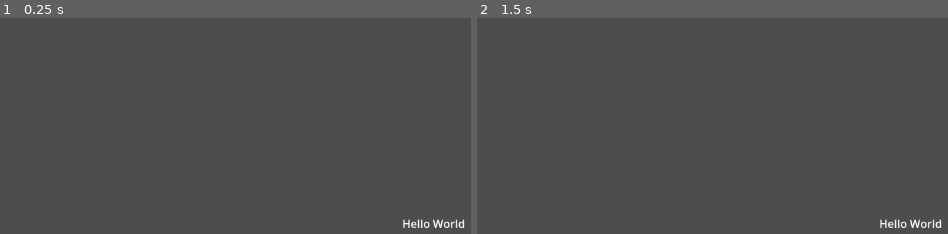
Above: before the commit, frames 1-2 (left to right).
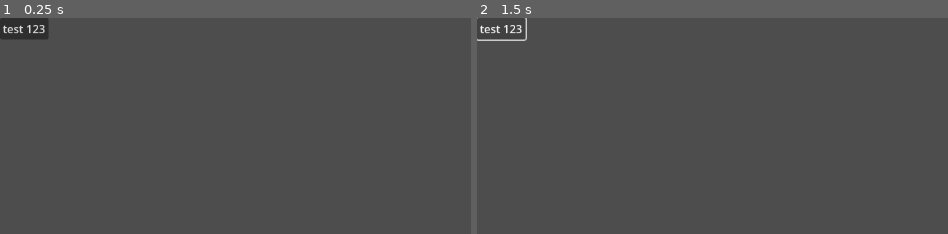
Above: after the commit, the same moments.

Repository: BujarMuharemi/game-jam-7
Game: Godot game, scene res://main_scene/main_scene.tscn
Same seed, same stepped clock (60 frames per second), same inputs: the game is played once before the commit and once after it. Before the commit the project starts from res://node_2d.tscn.
Inputs (mouse positions are in pixels of both pictures, inside the frame that each line leads up to):
- Up to frame 1 (0.25 s): no input
- Up to frame 2 (1.5 s): click (500, 28) at 0.5 s, where only the run after the commit has a clickable "test 123"; click (500, 28) at 1.25 s, where only the run after the commit has a clickable "test 123"

The runs differ from the first frame. In frame 1, 1.2% of the frame differs, in the area x 0-99%, y 0-98%; in frame 2, 0.6%.

Commit message:
created folder struture

Diff:
--- a/icon.svg
+++ /dev/null
@@ -1 +0,0 @@
-<svg height="128" width="128" xmlns="http://www.w3.org/2000/svg"><rect x="2" y="2" width="124" height="124" rx="14" fill="#363d52" stroke="#212532" stroke-width="4"/><g transform="scale(.101) translate(122 122)"><g fill="#fff"><path d="M105 673v33q407 354 814 0v-33z"/><path fill="#478cbf" d="m105 673 152 14q12 1 15 14l4 67 132 10 8-61q2-11 15-15h162q13 4 15 15l8 61 132-10 4-67q3-13 15-14l152-14V427q30-39 56-81-35-59-83-108-43 20-82 47-40-37-88-64 7-51 8-102-59-28-123-42-26 43-46 89-49-7-98 0-20-46-46-89-64 14-123 42 1 51 8 102-48 27-88 64-39-27-82-47-48 49-83 108 26 42 56 81zm0 33v39c0 276 813 276 813 0v-39l-134 12-5 69q-2 10-14 13l-162 11q-12 0-16-11l-10-65H447l-10 65q-4 11-16 11l-162-11q-12-3-14-13l-5-69z"/><path d="M483 600c3 34 55 34 58 0v-86c-3-34-55-34-58 0z"/><circle cx="725" cy="526" r="90"/><circle cx="299" cy="526" r="90"/></g><g fill="#414042"><circle cx="307" cy="532" r="60"/><circle cx="717" cy="532" r="60"/></g></g></svg>
--- /dev/null
+++ b/main_scene/main_scene.tscn
@@ -0,0 +1,8 @@
+[gd_scene format=3 uid="uid://75ba58pbuguj"]
+
+[node name="MainScene" type="Node2D"]
+
+[node name="Button" type="Button" parent="."]
+offset_right = 8.0
+offset_bottom = 8.0
+text = "test 123"
--- a/node_2d.tscn
+++ /dev/null
@@ -1,11 +0,0 @@
-[gd_scene format=3 uid="uid://cbl2iaequnohl"]
-
-[node name="Node2D" type="Node2D"]
-
-[node name="Label" type="Label" parent="."]
-offset_left = 580.0
-offset_top = 285.0
-offset_right = 671.0
-offset_bottom = 311.0
-text = "Hello World
-"
--- a/project.godot
+++ b/project.godot
@@ -11,7 +11,7 @@
 [application]
 
 config/name="Game-jam-7"
-run/main_scene="res://node_2d.tscn"
+run/main_scene="res://main_scene/main_scene.tscn"
 config/features=PackedStringArray("4.1", "GL Compatibility")
 config/icon="res://icon.svg"
 
Not shown, removed: icon.svg.import
Not shown, changed: README.md
Not shown, added: assets/info.md
Not shown, added: game_world/info.md
